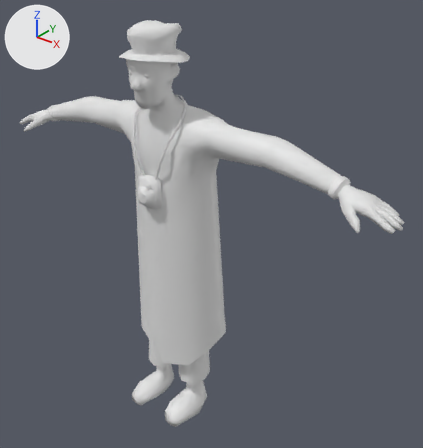
A saved change to the FBX model Assets/Models/Characters/Journalist/journalist.fbx.
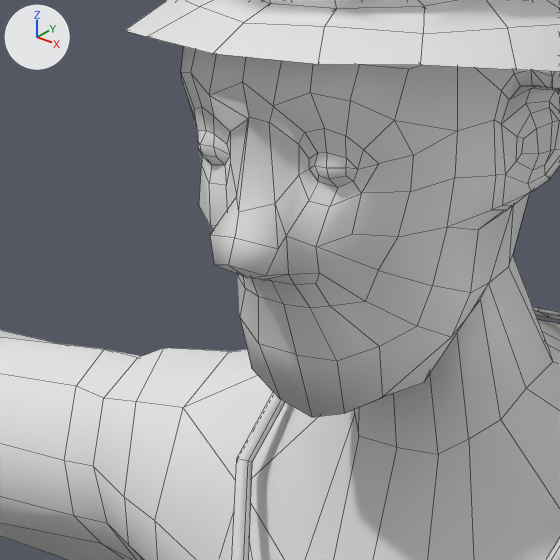
Old and new are each drawn whole from a 50 mm lens placed at (1.563, -1.655, 0.827), pointed at (0.118, 0.151, -0.293) and again close up on the part from 24% to 42% of the width and 12% to 29% of the height. The lights are fixed; the arrows at upper left show +X, +Y and +Z. The older version's two pictures come first. The close-ups show mesh edges as thin lines. Where no turn or scale is listed for an object, it has been applied to the vertices.

Names of what the first close-up shows: 'Journalist'.
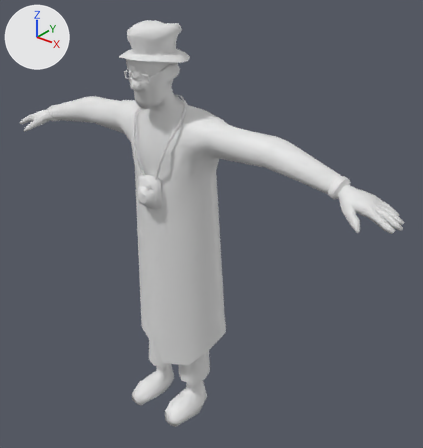
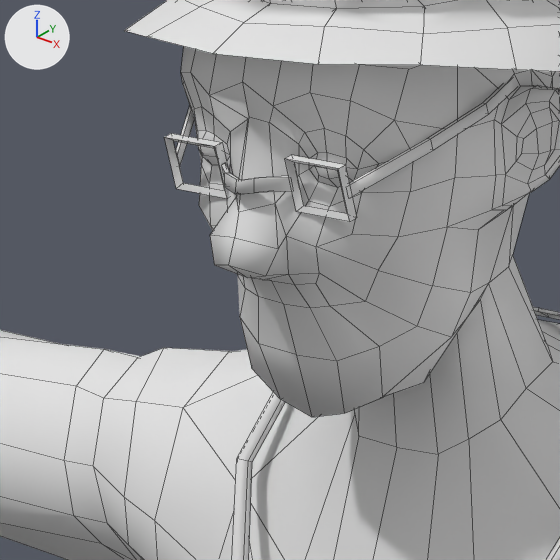
Commit message: Idle journalist

Where the newer file only moved an object's origin or applied its transform, the numbers keep the older frame.

Diff of the bpy script that builds the scene:
```diff
--- a/Assets/Models/Characters/Journalist/journalist.fbx.py
+++ b/Assets/Models/Characters/Journalist/journalist.fbx.py
@@ me_cylinder_005 @@
 # used by ob_journalist; location = (0.0, 0.0, 0.0)
-me_cylinder_005.from_pydata(...)  # 1587 vertices, 1607 faces; spans x -1.0..1.0, y -0.17..0.23, z -1.24..0.56
+me_cylinder_005.from_pydata(...)  # 1663 vertices, 1671 faces; spans x -1.0..1.0, y -0.17..0.23, z -1.24..0.56
+# me_cylinder_005 part 1: a new loose piece of 20 vertices spanning x -0.02..0.02, y -0.15..-0.14, z 0.37..0.38
+# me_cylinder_005 part 2: a new loose piece of 16 vertices spanning x -0.09..-0.06, y -0.14..-0.03, z 0.37..0.42
+# me_cylinder_005 part 3: a new loose piece of 16 vertices spanning x 0.06..0.09, y -0.14..-0.03, z 0.37..0.42
+# me_cylinder_005 part 4
+# 16 vertices are added at x -0.06..0.06, y -0.14..-0.13, z 0.36..0.39
+# 8 new vertices lie (0.04, 0.0, 0.0) away from vertices in x -0.06..0.02, y -0.14..-0.13, z 0.36..0.39
+# 24 new faces join them
```

Where the change shows, as pixel boxes (x1, y1, x2, y2) in the close-ups (560 x 560 px):
part 1 of me_cylinder_005, added
    after: (221, 163, 292, 194)
part 2 of me_cylinder_005, added
    after: (176, 106, 194, 167)
part 3 of me_cylinder_005, added
    after: (349, 80, 513, 197)
part 4 of me_cylinder_005, added
    after: (164, 133, 357, 222)
